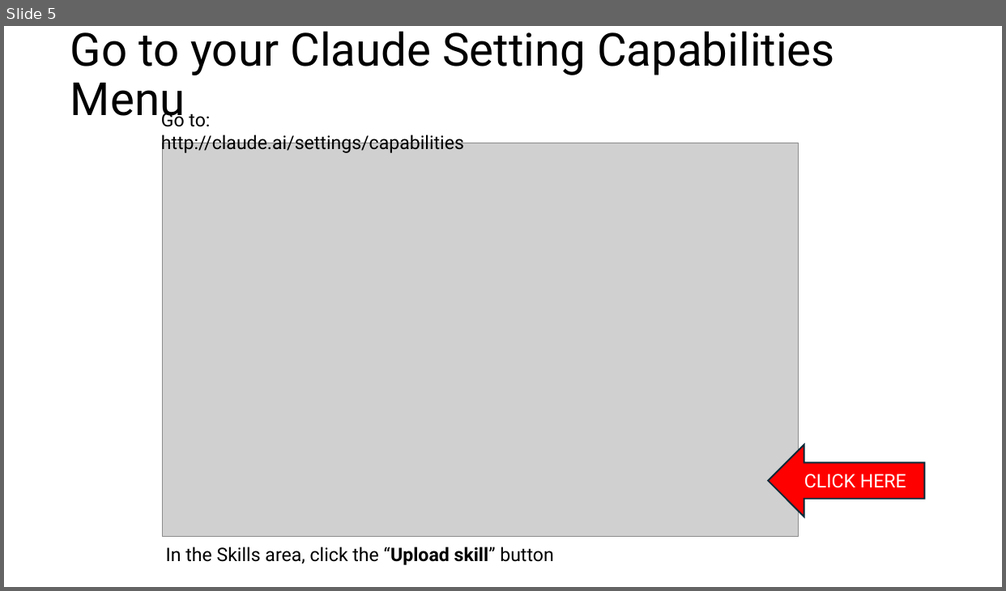
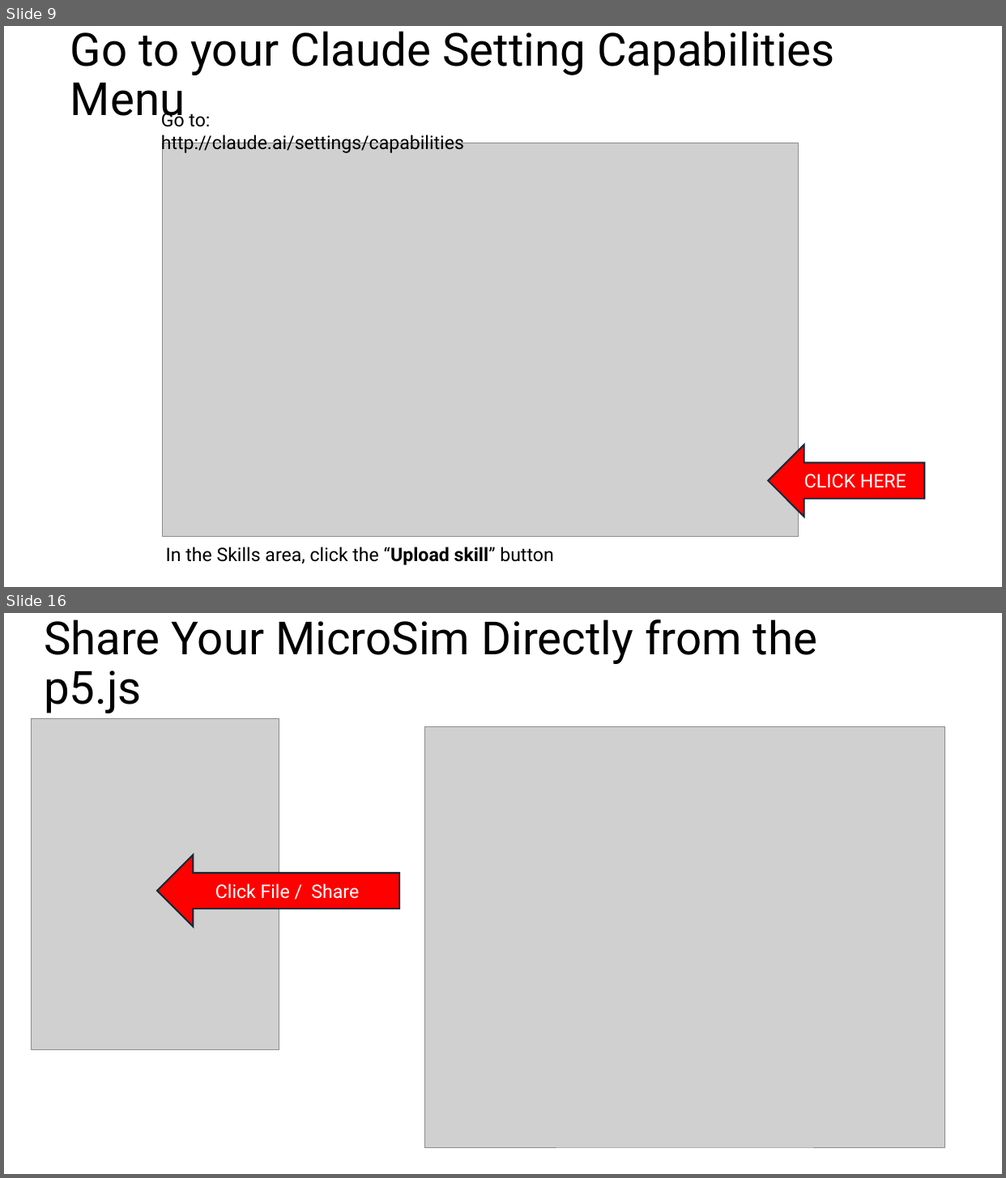
Before and after one commit to dmccreary/microsims, a slide deck: slides/Using-Claude-Skill-to-Generate-MicroSims.pptx. Shown one above the other, each under a label of ours: slide 5 before the commit, slides 9 and 16 after it; the slides between them are not shown. The pictures are 1006x591 and 1006x1178 pixels, drawn with LibreOffice and Linux fonts; fonts in the diff are those of the drawing; grey boxes stand for pictures. Boxes give left, top, right and bottom in pixels: in the first picture for what was removed or moved away, otherwise in the second. Text is boxed around its words. In the diff, an @@ line names an element or a change of style, - is before the commit and + after.

```diff
--- a/slides/Using-Claude-Skill-to-Generate-MicroSims.pptx
+++ b/slides/Using-Claude-Skill-to-Generate-MicroSims.pptx
@@ slide 16 added at (x1=4, y1=613, x2=1002, y2=1174), background #FFFFFF @@
@@ title added at (x1=44, y1=619, x2=817, y2=713), 44 pt, text #000000 @@
+Share Your MicroSim Directly from the p5.js
@@ picture added at (x1=32, y1=718, x2=279, y2=1050) @@
@@ picture added at (x1=425, y1=726, x2=945, y2=1148) @@
@@ left arrow added at (x1=157, y1=855, x2=400, y2=926), fill #FF0000, outline #092A39 1.5 pt, 18 pt, text #FFFFFF @@
+Click File / Share
@@ what was slide 5 is now slide 9 @@
```
Also in this commit, not shown: 5 slides changed, 32 other slides added, 1 slide removed, 2 other files.
